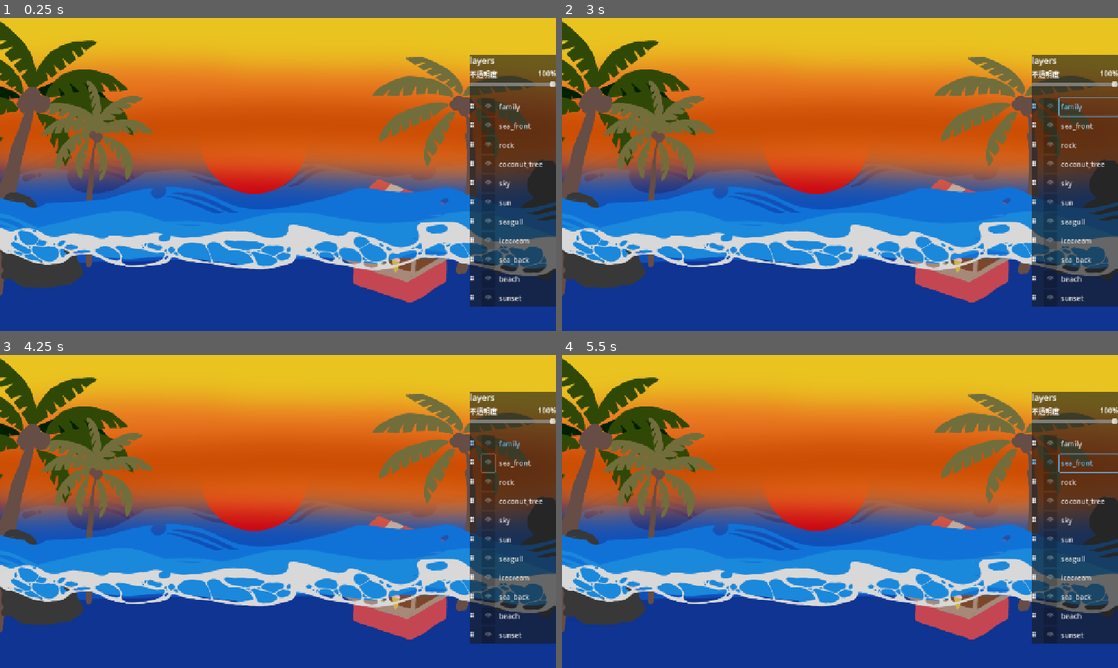
Above: before the commit, frames 1-4 (two rows, left to right).
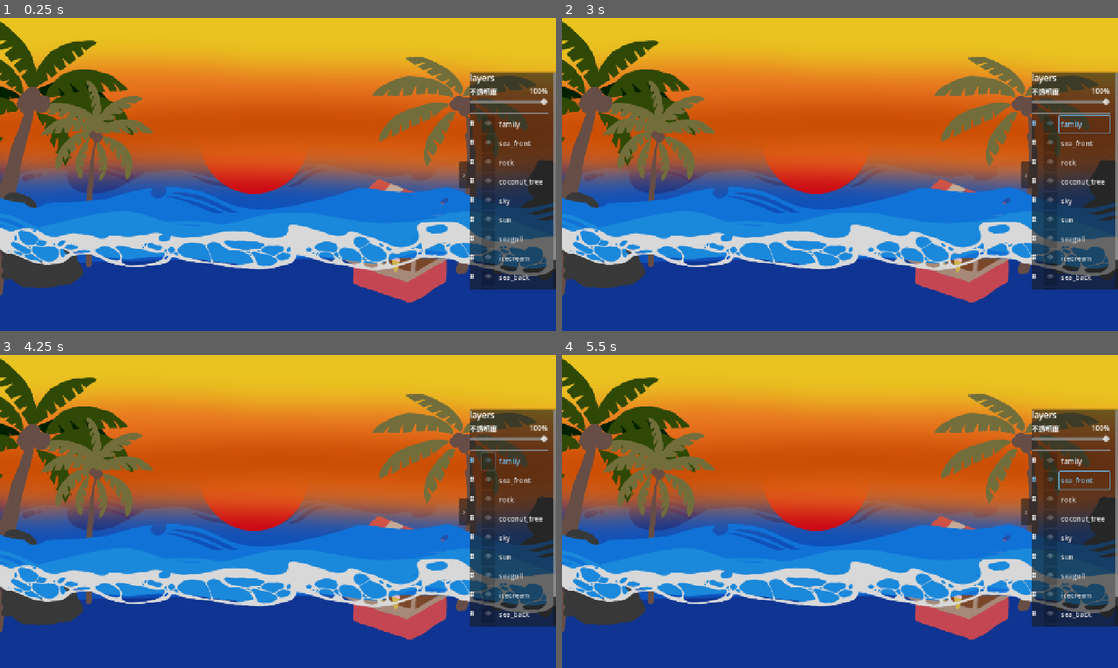
Above: after the commit, the same moments.

Repository: kkkiiijjj/god-of-layers
Game: Godot game, scene res://scenes/levels/pearl/LevelPearl.tscn
Same seed, same stepped clock (60 frames per second), same inputs: the game is played once before the commit and once after it.
Inputs (mouse positions are in pixels of both pictures, inside the frame that each line leads up to):
- Up to frame 1 (0.25 s): no input
- Up to frame 2 (3 s): click (1023, 174) at 0.5 s, where only the run after the commit has a clickable "›"; click (1112, 174) at 1.25 s, where only the run after the commit has a clickable "‹"; click "👁" at 2 s; click "family" at 2.75 s
- Up to frame 3 (4.25 s): click "👁" at 3.5 s
- Up to frame 4 (5.5 s): click "👁" at 4.25 s; click "sea_front" at 5 s

The runs differ from the first frame. In frame 1, 3.9% of the frame differs, in the area x 82-100%, y 11-93%; in frame 2, 4.1%; in frame 3, 4.0%; in frame 4, 4.2%.

Commit message:
feat: 图层栏添加滚动条和折叠按钮

Diff:
--- a/scenes/levels/pearl/LevelPearl.tscn
+++ b/scenes/levels/pearl/LevelPearl.tscn
@@ -124,10 +124,20 @@
 grow_vertical = 2
 script = ExtResource("3_xitwa")
 
-[node name="VBoxContainer" type="VBoxContainer" parent="UI/HUD/LayerPanel"]
+[node name="ScrollContainer" type="ScrollContainer" parent="UI/HUD/LayerPanel"]
 layout_mode = 2
 
-[node name="Title" type="Label" parent="UI/HUD/LayerPanel/VBoxContainer"]
+[node name="VBoxContainer" type="VBoxContainer" parent="UI/HUD/LayerPanel/ScrollContainer"]
+layout_mode = 2
+
+[node name="Title" type="Label" parent="UI/HUD/LayerPanel/ScrollContainer/VBoxContainer"]
 layout_mode = 2
 theme_override_font_sizes/font_size = 20
 text = "layers"
+
+[node name="CollapseBtn" type="Button" parent="UI/HUD"]
+custom_minimum_size = Vector2(24, 60)
+layout_mode = 0
+offset_right = 8.0
+offset_bottom = 8.0
+text = "›"
--- a/scripts/LayerPanel.gd
+++ b/scripts/LayerPanel.gd
@@ -10,6 +10,8 @@
 var opacity_slider: HSlider = null
 var opacity_label: Label = null
 var panel_visible_ids: Array[String] = []
+var collapsed: bool = false
+var collapse_btn: Button = null
 
 
 func _ready() -> void:
@@ -20,6 +22,24 @@
 	EventBus.layer_visibility_changed.connect(_on_visibility_changed)
 	EventBus.puzzle_stage_changed.connect(_on_stage_changed)
 	_update_eye_buttons_state()
+	collapse_btn = get_parent().get_node("CollapseBtn")
+	collapse_btn.pressed.connect(_toggle_collapse)
+	_update_collapse_btn_position()
+
+
+func _toggle_collapse() -> void:
+	collapsed = !collapsed
+	visible = collapsed == false
+	collapse_btn.text = "‹" if collapsed else "›"
+	_update_collapse_btn_position()
+
+
+func _update_collapse_btn_position() -> void:
+	if collapse_btn:
+		if collapsed:
+			collapse_btn.position = Vector2(get_viewport_rect().size.x - 24, get_viewport_rect().size.y / 2 - 30)
+		else:
+			collapse_btn.position = Vector2(get_viewport_rect().size.x - size.x - 24, get_viewport_rect().size.y / 2 - 30)
 
 
 func _create_drop_indicator() -> void:
@@ -28,11 +48,11 @@
 	drop_indicator.custom_minimum_size = Vector2(180, 3)
 	drop_indicator.visible = false
 	drop_indicator.mouse_filter = Control.MOUSE_FILTER_IGNORE
-	$VBoxContainer.add_child(drop_indicator)
+	$ScrollContainer/VBoxContainer.add_child(drop_indicator)
 
 
 func _build_panel() -> void:
-	var vbox = $VBoxContainer
+	var vbox = $ScrollContainer/VBoxContainer
 	for child in vbox.get_children():
 		if child.name != "Title" and child != drop_indicator and child.name != "OpacityRow" and child.name != "Separator":
 			child.queue_free()
@@ -183,7 +203,7 @@
 
 
 func _update_drop_indicator() -> void:
-	var vbox = $VBoxContainer
+	var vbox = $ScrollContainer/VBoxContainer
 	var mouse_pos = vbox.get_local_mouse_position()
 	var rows = []
 	for child in vbox.get_children():
@@ -235,7 +255,7 @@
 	is_dragging = false
 	drop_indicator.visible = false
 
-	var vbox = $VBoxContainer
+	var vbox = $ScrollContainer/VBoxContainer
 	var rows = []
 	for child in vbox.get_children():
 		if child.name != "Title" and child != drop_indicator and child.name != "OpacityRow" and child.name != "Separator":
